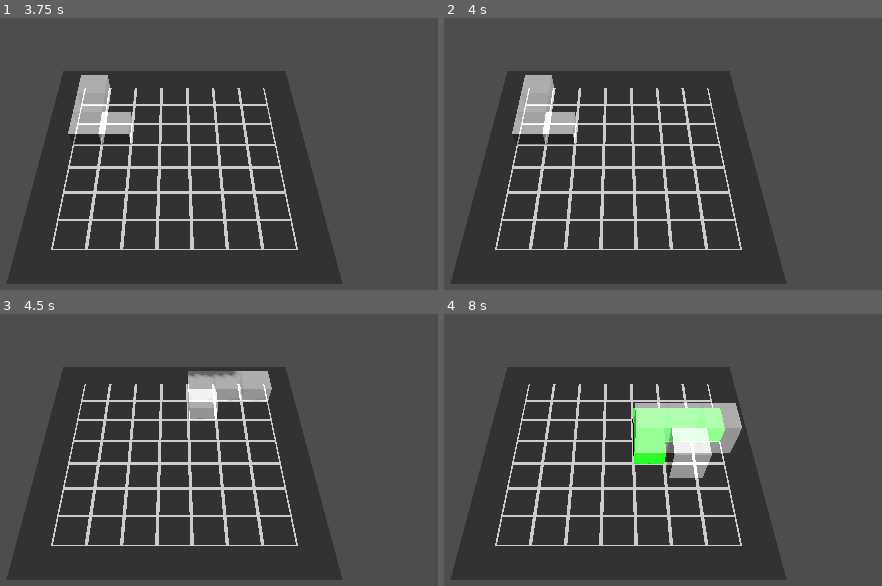
Above: before the commit, frames 1-4 (two rows, left to right).
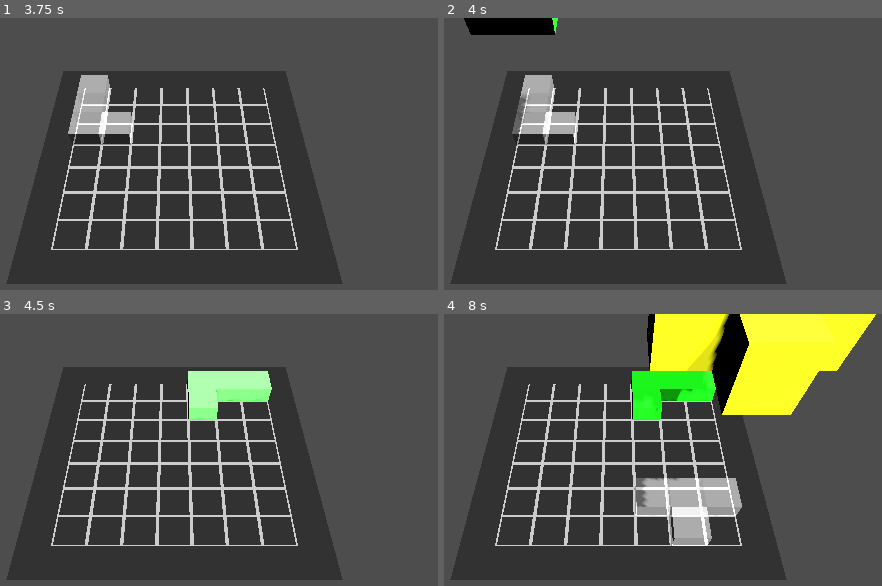
Above: after the commit, the same moments.

Repository: tuvshinerdene1/GameDevCourse2025
Game: Godot game, scene res://main.tscn
The game is run twice, just before and just after one commit, with the same random seed, the same clock (stepped at 60 frames per second) and the same inputs.
Inputs:
- Up to frame 1 (3.75 s): tap Enter at 0.5, 2 s; hold Right (move_right) 0.53-1.28 s; tap Q (camera_rotate_left) at 0.6, 2.1, 3.6 s; tap Space (boost_left) at 1.25, 2.75 s; hold Down (move_down) 1.28-2.03 s; tap E (camera_rotate_right) at 1.35, 2.85 s; hold Right (move_right) 2.03-2.78 s; hold Up (move_up) 2.78-3.53 s; hold Space (boost_left) from 3.53 s (still down)
- Up to frame 2 (4 s): keep holding Space (boost_left)
- Up to frame 3 (4.5 s): keep holding Space (boost_left); tap E (camera_rotate_right) at 4.35 s
- Up to frame 4 (8 s): release Space (boost_left) at 5.03 s; hold Down (move_down) 5.03-5.78 s; tap Q (camera_rotate_left) at 5.1, 6.6 s; tap Enter at 5.75 s; hold Right (move_right) 5.78-6.53 s; tap E (camera_rotate_right) at 5.85, 7.35 s; tap Space (boost_left) at 6.5 s; hold Up (move_up) 6.53-7.28 s; hold Right (move_right) from 7.28 s (still down)

Frame 1 is identical in both runs. In frame 2, 1.5% of the frame differs, in the area x 4-27%, y 0-43%; in frame 3, 2.5%; in frame 4, 25%, in the area x 42-99%, y 0-86%.

Commit message:
bit playable right now

Diff:
--- a/3d-tetris/main.gd
+++ b/3d-tetris/main.gd
@@ -96,7 +96,8 @@
 
 	if Input.is_action_just_pressed("boost_left") and Input.is_action_pressed(("boost_right")):
 		current_piece.global_position = ghost_piece.global_position
-
+		current_piece.move_down(grid_size)
+		time_since_last_move = 0.0
 	elif Input.is_action_pressed("boost_left") or Input.is_action_pressed(("boost_right")):
 		current_move_interval /= boost_multiplier
 
--- a/3d-tetris/main.tscn
+++ b/3d-tetris/main.tscn
@@ -14,7 +14,7 @@
 
 [node name="Main" type="Node"]
 script = ExtResource("1_ig7tw")
-speed = 1.2
+speed = 1.6
 boost_multiplier = 5.0
 
 [node name="ground" type="StaticBody3D" parent="."]
